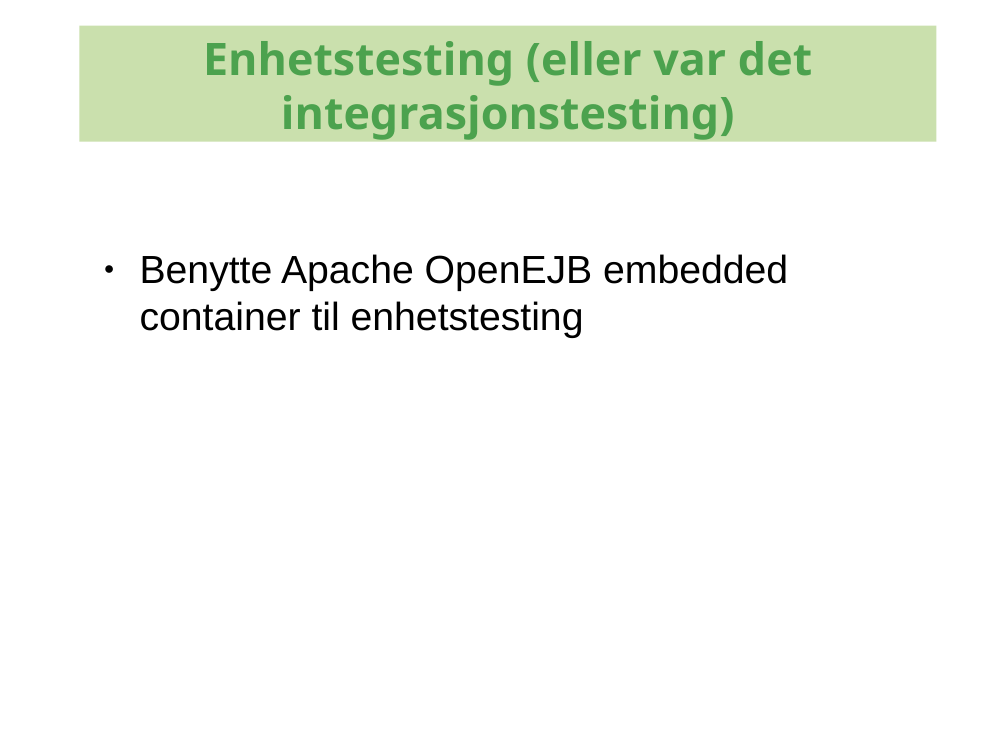
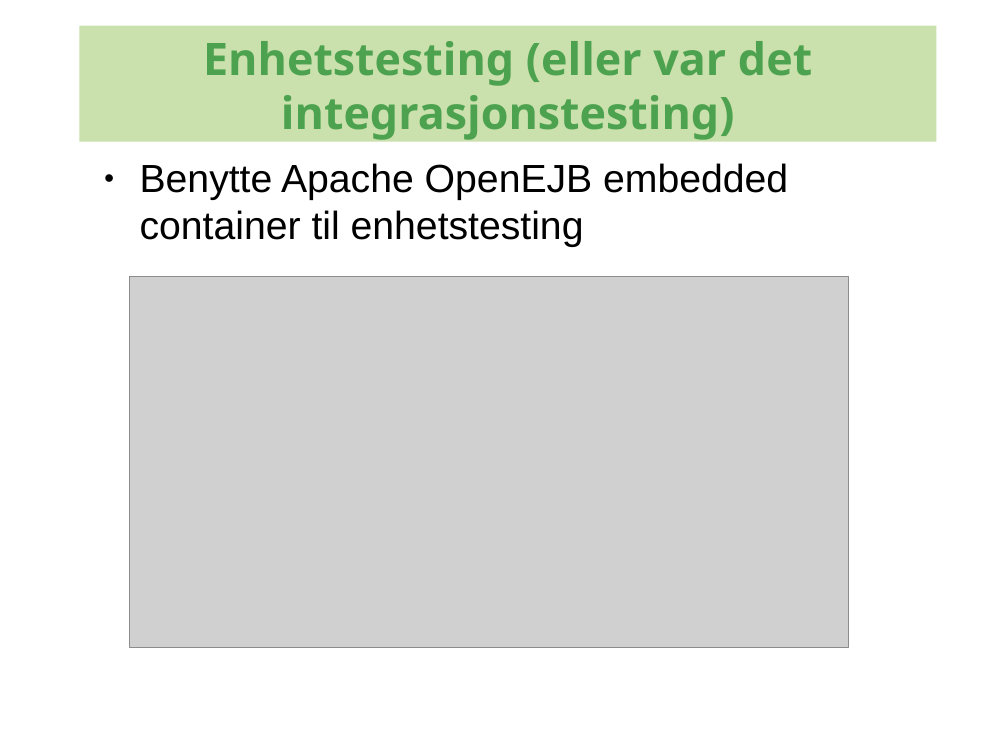
Before and after one commit to kenglxn/seam-maven-refimpl, a slide deck: slide 72 of sandbox/loo/jpa-continued/jpa-continued.odp (slide 73 before the commit). Drawn at 1008x756 pixels with LibreOffice and Linux fonts; fonts in the diff are those of the drawing; grey boxes stand for pictures; background and template pictures are left out. Boxes give left, top, right and bottom in pixels: in the first picture for what was removed or moved away, otherwise in the second. Text is boxed around its words. In the diff, an @@ line names an element or a change of style, - is before the commit and + after.

```diff
--- a/sandbox/loo/jpa-continued/jpa-continued.odp
+++ b/sandbox/loo/jpa-continued/jpa-continued.odp
@@ text "Benytte Apache OpenEJB embedded container ...": place and size @@
-text "Benytte Apache OpenEJB embedded container ..." at (140,254,788,338)
+text "Benytte Apache OpenEJB embedded container ..." at (140,163,788,247)
@@ picture added at (129,277,848,648) @@
```
Also in this commit, not shown: 7 other slides changed.
